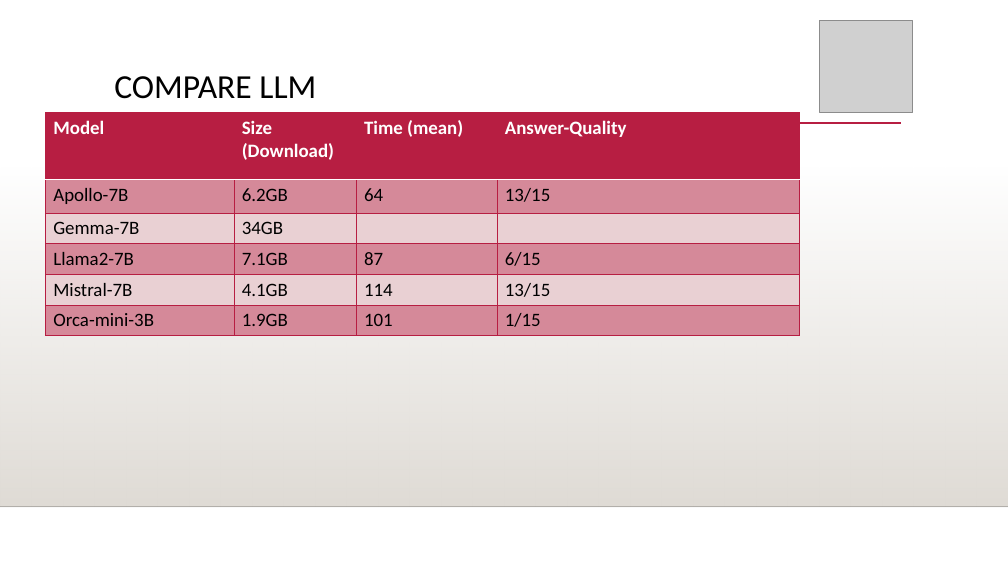
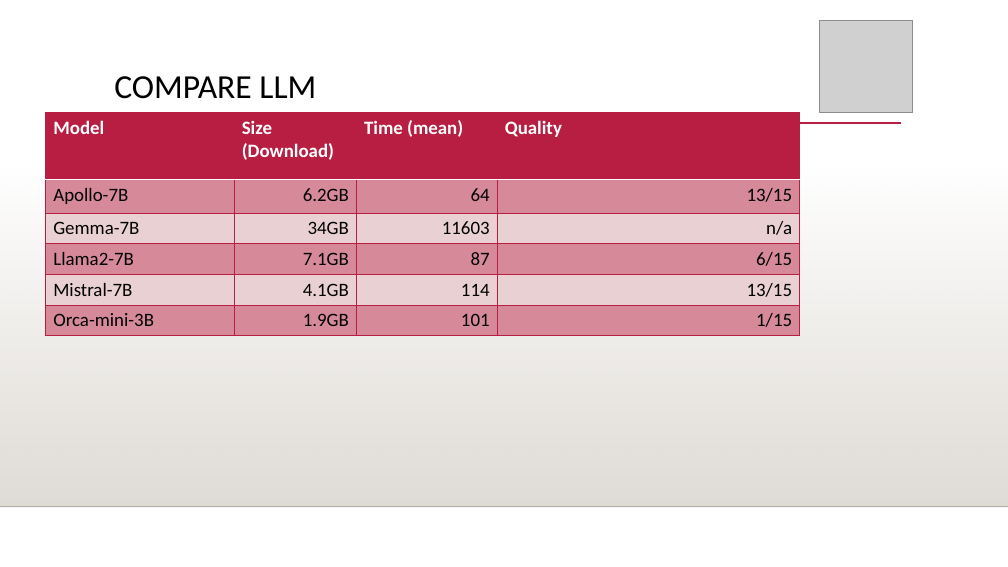
Before and after one commit to MathysDev/QA-ChatBot, a slide deck: slide 5 of Presentation.pptx. Drawn at 1008x567 pixels with LibreOffice and Linux fonts; fonts in the diff are those of the drawing; grey boxes stand for pictures; background and template pictures are left out. Boxes give left, top, right and bottom in pixels: in the first picture for what was removed or moved away, otherwise in the second. Text is boxed around its words. In the diff, an @@ line names an element or a change of style, - is before the commit and + after.

```diff
--- a/Presentation.pptx
+++ b/Presentation.pptx
@@ table at [46,113,800,335] @@
-row 1, column 4: Answer-Quality
+row 1, column 4: Quality
-row 3, column 3: 
+row 3, column 3: 11603
-row 3, column 4: 
+row 3, column 4: n/a
@@ alignment left to right @@
```
Also in this commit, not shown: 1 other file.
